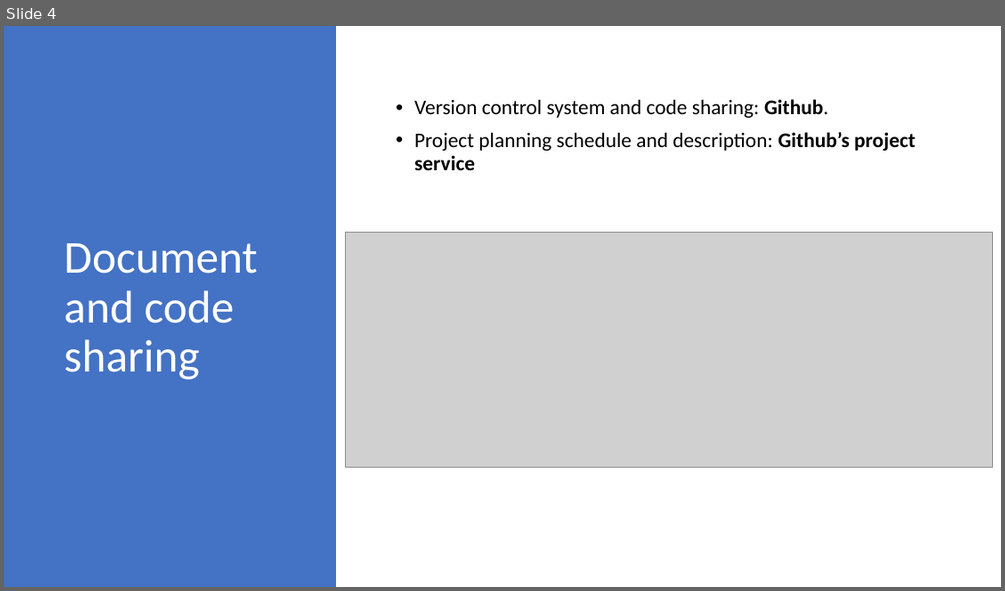
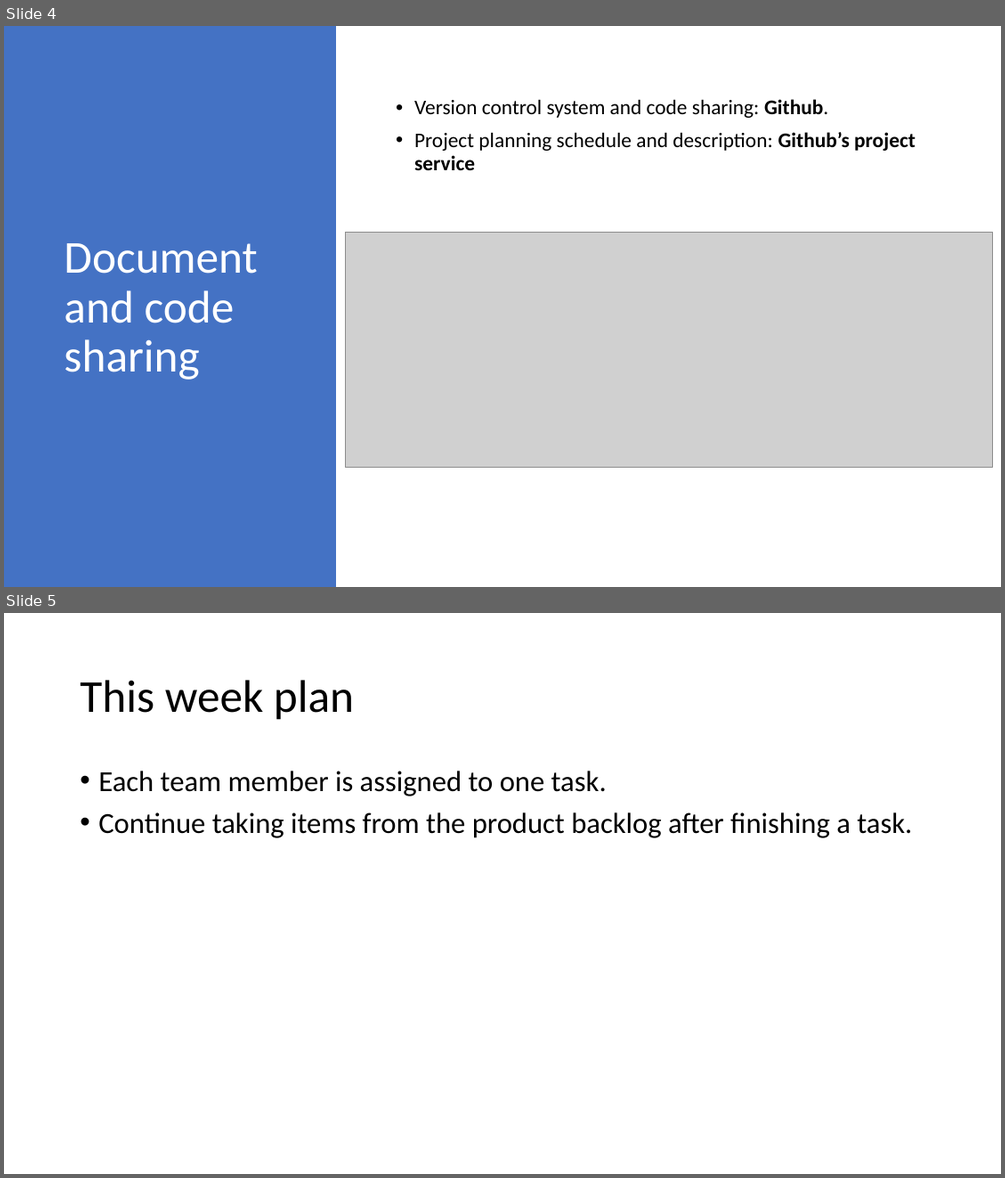
Before and after one commit to letung3105/csproject-2020-siem, a slide deck: SecondWeek-Presentation.pptx. Shown one above the other, each under a label of ours: slide 4 before the commit, slides 4 and 5 after it. The pictures are 1005x591 and 1005x1178 pixels, drawn with LibreOffice and Linux fonts; fonts in the diff are those of the drawing; grey boxes stand for pictures. Boxes give left, top, right and bottom in pixels: in the first picture for what was removed or moved away, otherwise in the second. Text is boxed around its words. In the diff, an @@ line names an element or a change of style, - is before the commit and + after.

Commit message:
Added this week (2nd week) plan

```diff
--- a/SecondWeek-Presentation.pptx
+++ b/SecondWeek-Presentation.pptx
@@ slide 5 added at (x1=4, y1=613, x2=1001, y2=1174), background #FFFFFF @@
@@ title added at (x1=80, y1=680, x2=354, y2=720), 44 pt, text #000000 @@
+This week plan
@@ text added at (x1=98, y1=771, x2=912, y2=838), 28 pt, text #000000 @@
+• Each team member is assigned to one task.
+• Continue taking items from the product backlog after finishing a task.
```
Also in this commit, not shown: 4 other slides added.
